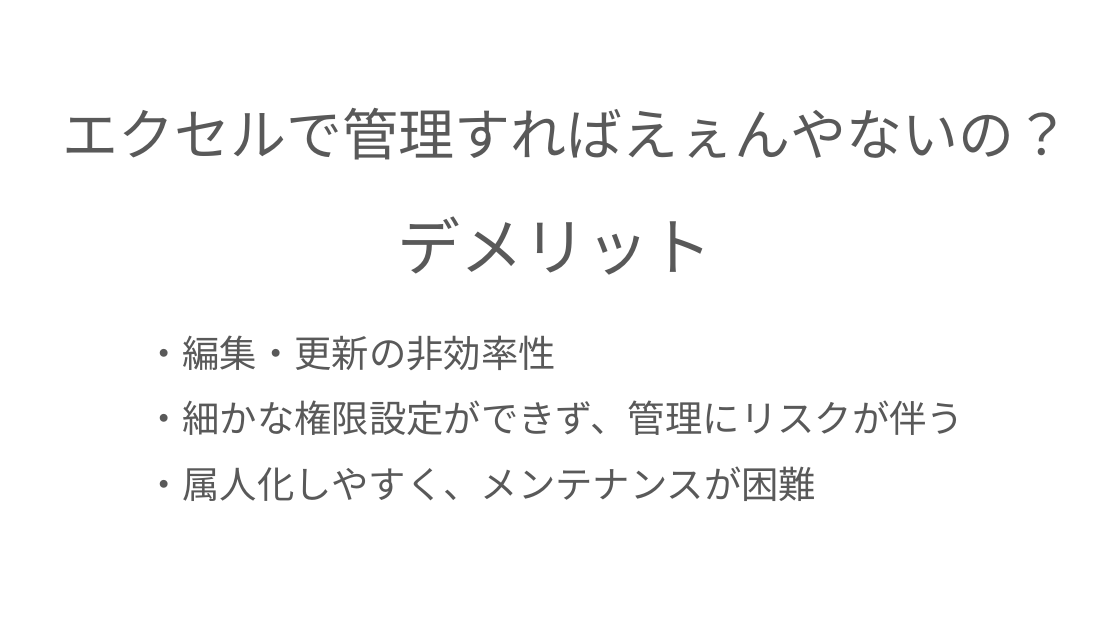
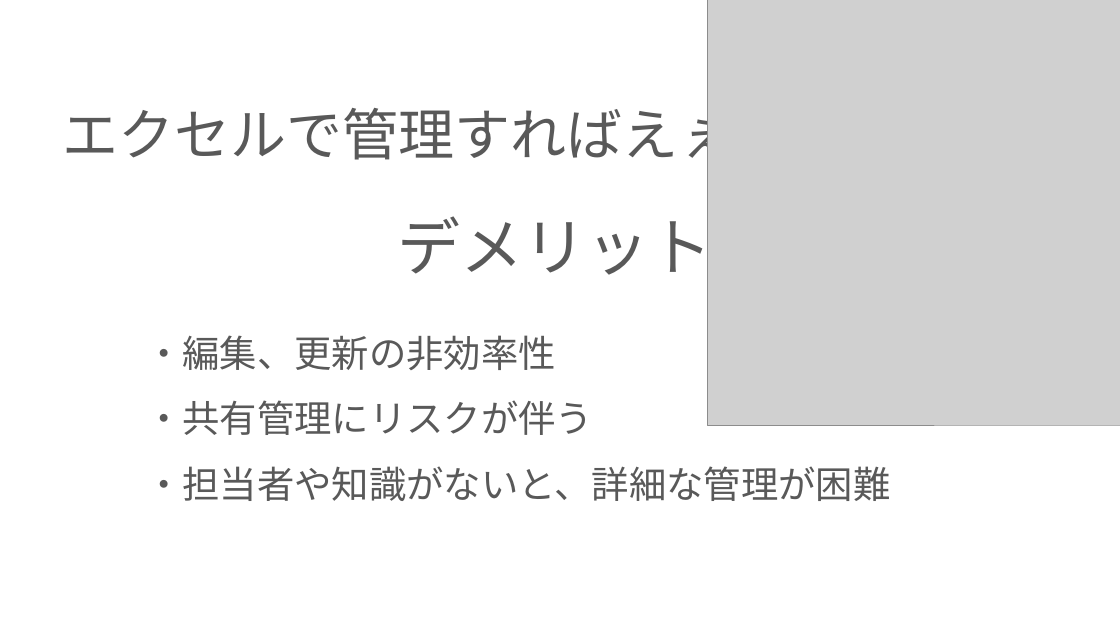
Before and after one commit to ivy239007/PG-, a slide deck: slide 4 of プレゼン資料.pptx. Drawn at 1120x630 pixels with LibreOffice and Linux fonts; fonts in the diff are those of the drawing; grey boxes stand for pictures; background and template pictures are left out. Boxes give left, top, right and bottom in pixels: in the first picture for what was removed or moved away, otherwise in the second. Text is boxed around its words. In the diff, an @@ line names an element or a change of style, - is before the commit and + after.

Commit message:
パワポの更新

```diff
--- a/プレゼン資料.pptx
+++ b/プレゼン資料.pptx
@@ picture added at (707,0,1120,425) @@
@@ subtitle at (145,335,890,501): text changed @@
-・編集・更新の非効率性
-・細かな権限設定ができず、管理にリスクが伴う
-・属人化しやすく、メンテナンスが困難
+・編集、更新の非効率性
+・共有管理にリスクが伴う
+・担当者や知識がないと、詳細な管理が困難
```
Also in this commit, not shown: 5 other slides changed, 1 slide added, 1 other file.
